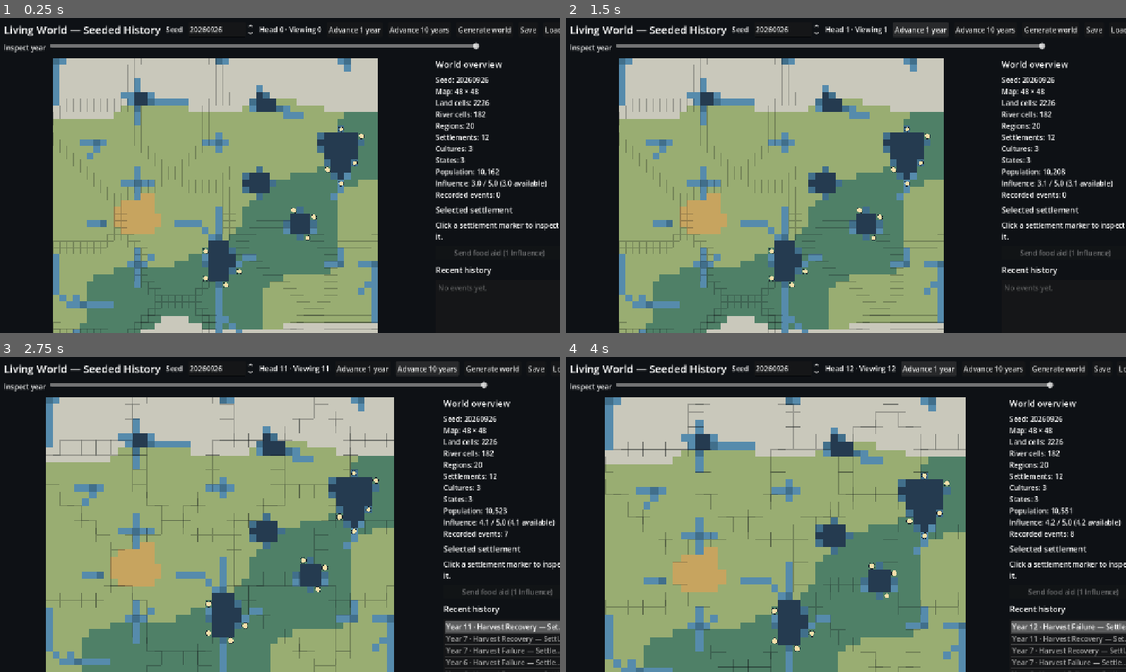
Above: before the commit, frames 1-4 (two rows, left to right).
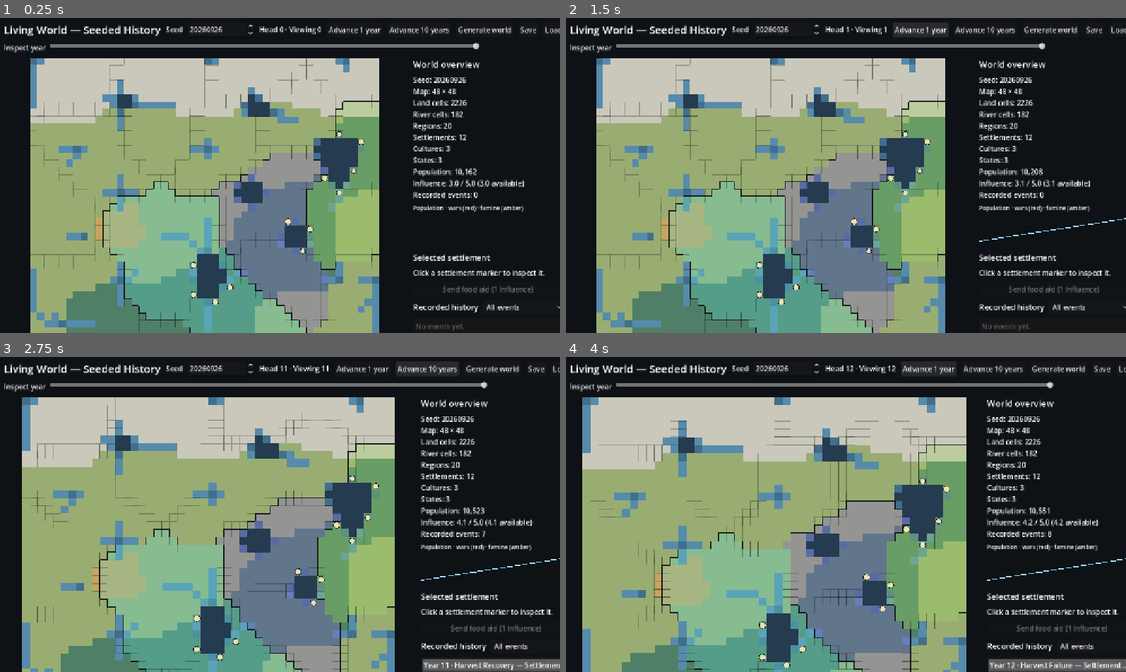
Above: after the commit, the same moments.

Repository: imattau/living-world
Game: Godot game, scene res://scenes/main.tscn
The game is run twice, just before and just after one commit, with the same random seed, the same clock (stepped at 60 frames per second) and the same inputs.
Inputs (mouse positions are in pixels of both pictures, inside the frame that each line leads up to):
- Up to frame 1 (0.25 s): no input
- Up to frame 2 (1.5 s): click (1086, 307) at 0.5 s, where only the run after the commit has a clickable "All events"; click "Advance 1 year" at 1.25 s
- Up to frame 3 (2.75 s): click "Advance 10 years" at 2 s
- Up to frame 4 (4 s): click (1098, 646) at 2.75 s, where only the run after the commit has a clickable "All events"; click "Advance 1 year" at 3.5 s

The runs differ from the first frame. In frame 1, 34% of the frame differs, in the area x 5-100%, y 12-100%; in frame 2, 35%; in frame 3, 37%; in frame 4, 38%, in the area x 2-100%, y 12-100%.

Commit message:
Close the UI gaps flagged in the earlier code review
- Map: land cells are now tinted by their region's controlling state
  (deterministic hue-rotation palette, no lookup table needed as new
  states form/fragment), with a distinct thicker border drawn wherever
  political control actually changes, separate from the existing thin
  region-outline lines. A scrolling legend below the map lists each
  active state's name against its color swatch.
- Trend graph: a new lightweight TrendGraphView widget in the sidebar
  plots population over time (sampled from the existing 25-year
  checkpoints plus the live year) with war and famine years marked as
  tick marks along the axis, so a long history's arc is visible at a
  glance instead of only a snapshot.
- Chronicle: replaced the hard-coded "last 12 events" cutoff with a
  300-event window and a category filter (War & conflict / Food &
  population / Politics & culture / All), so a 250+ year history can
  actually be browsed rather than only showing its tail.

Co-Authored-By: Claude Sonnet 5 <noreply@anthropic.com>
Claude-Session: https://claude.ai/code/session_01QruFgYovgXYak2BvBeGa6i

Diff:
--- a/scripts/presentation/main.gd
+++ b/scripts/presentation/main.gd
@@ -4,6 +4,20 @@
 const WORLD_MAP_VIEW_SCRIPT := preload("res://scripts/presentation/world_map_view.gd")
 const HISTORY_REPLAY_SCRIPT := preload("res://scripts/simulation/history_replay.gd")
 const WORLD_SAVE_STORE_SCRIPT := preload("res://scripts/simulation/world_save_store.gd")
+const TREND_GRAPH_VIEW_SCRIPT := preload("res://scripts/presentation/trend_graph_view.gd")
+
+const CHRONICLE_MAX_VISIBLE_EVENTS := 300
+const CHRONICLE_FILTER_ALL := 0
+const CHRONICLE_FILTER_WAR := 1
+const CHRONICLE_FILTER_FOOD := 2
+const CHRONICLE_FILTER_POLITICS := 3
+const CHRONICLE_FILTER_TYPES := {
+	CHRONICLE_FILTER_WAR: ["war_declared", "battle_resolved", "peace_agreed", "territory_annexed"],
+	CHRONICLE_FILTER_FOOD: ["famine_began", "harvest_failure", "harvest_recovery", "population_migrated", "food_traded"],
+	CHRONICLE_FILTER_POLITICS: [
+		"ruler_died", "ruler_succeeded", "succession_crisis", "state_fragmented", "state_founded", "culture_split",
+	],
+}
 
 var _seed_input: SpinBox
 var _map_view: WorldMapView
@@ -15,7 +29,10 @@
 var _selection_label: Label
 var _food_aid_button: Button
 var _chronicle_list: ItemList
+var _chronicle_filter: OptionButton
 var _event_detail_label: Label
+var _trend_graph: TrendGraphView
+var _state_legend: HBoxContainer
 var _world: WorldState
 var _display_world: WorldState
 var _simulation_engine := SimulationEngine.new()
@@ -126,12 +143,27 @@
 	content.size_flags_vertical = Control.SIZE_EXPAND_FILL
 	column.add_child(content)
 
+	var map_column := VBoxContainer.new()
+	map_column.add_theme_constant_override("separation", 6)
+	map_column.size_flags_horizontal = Control.SIZE_EXPAND_FILL
+	map_column.size_flags_vertical = Control.SIZE_EXPAND_FILL
+	content.add_child(map_column)
+
 	_map_view = WORLD_MAP_VIEW_SCRIPT.new() as WorldMapView
 	_map_view.custom_minimum_size = Vector2(560, 560)
 	_map_view.size_flags_horizontal = Control.SIZE_EXPAND_FILL
 	_map_view.size_flags_vertical = Control.SIZE_EXPAND_FILL
 	_map_view.settlement_selected.connect(_on_settlement_selected)
-	content.add_child(_map_view)
+	map_column.add_child(_map_view)
+
+	var legend_scroll := ScrollContainer.new()
+	legend_scroll.vertical_scroll_mode = ScrollContainer.SCROLL_MODE_DISABLED
+	legend_scroll.custom_minimum_size.y = 26
+	map_column.add_child(legend_scroll)
+
+	_state_legend = HBoxContainer.new()
+	_state_legend.add_theme_constant_override("separation", 14)
+	legend_scroll.add_child(_state_legend)
 
 	var sidebar := VBoxContainer.new()
 	sidebar.custom_minimum_size.x = 290
@@ -148,6 +180,16 @@
 	_summary_label.size_flags_horizontal = Control.SIZE_EXPAND_FILL
 	sidebar.add_child(_summary_label)
 
+	var trend_title := Label.new()
+	trend_title.text = "Population · wars (red) · famine (amber)"
+	trend_title.add_theme_font_size_override("font_size", 13)
+	sidebar.add_child(trend_title)
+
+	_trend_graph = TREND_GRAPH_VIEW_SCRIPT.new() as TrendGraphView
+	_trend_graph.custom_minimum_size = Vector2(0, 70)
+	_trend_graph.size_flags_horizontal = Control.SIZE_EXPAND_FILL
+	sidebar.add_child(_trend_graph)
+
 	var selection_title := Label.new()
 	selection_title.text = "Selected settlement"
 	selection_title.add_theme_font_size_override("font_size", 18)
@@ -163,10 +205,23 @@
 	_food_aid_button.pressed.connect(_on_send_food_aid_pressed)
 	sidebar.add_child(_food_aid_button)
 
+	var chronicle_header := HBoxContainer.new()
+	chronicle_header.add_theme_constant_override("separation", 10)
+	sidebar.add_child(chronicle_header)
+
 	var chronicle_title := Label.new()
-	chronicle_title.text = "Recent history"
+	chronicle_title.text = "Recorded history"
 	chronicle_title.add_theme_font_size_override("font_size", 18)
-	sidebar.add_child(chronicle_title)
+	chronicle_title.size_flags_horizontal = Control.SIZE_EXPAND_FILL
+	chronicle_header.add_child(chronicle_title)
+
+	_chronicle_filter = OptionButton.new()
+	_chronicle_filter.add_item("All events", CHRONICLE_FILTER_ALL)
+	_chronicle_filter.add_item("War & conflict", CHRONICLE_FILTER_WAR)
+	_chronicle_filter.add_item("Food & population", CHRONICLE_FILTER_FOOD)
+	_chronicle_filter.add_item("Politics & culture", CHRONICLE_FILTER_POLITICS)
+	_chronicle_filter.item_selected.connect(_on_chronicle_filter_changed)
+	chronicle_header.add_child(_chronicle_filter)
 
 	var chronicle_scroll := ScrollContainer.new()
 	chronicle_scroll.size_flags_vertical = Control.SIZE_EXPAND_FILL
@@ -272,6 +327,8 @@
 		+ influence_summary + "\n"
 		+ "Recorded events: %d" % viewed.events.size()
 	)
+	_refresh_state_legend(viewed)
+	_refresh_trend_graph(viewed)
 	_update_food_aid_button()
 	_refresh_chronicle()
 	if _selected_settlement_id >= 0 and viewed.settlements.has(_selected_settlement_id):
@@ -279,16 +336,90 @@
 	else:
 		_selection_label.text = "Click a settlement marker to inspect it."
 
+func _refresh_state_legend(viewed: WorldState) -> void:
+	for child in _state_legend.get_children():
+		child.queue_free()
+	var state_ids := viewed.states.keys()
+	state_ids.sort()
+	for state_id in state_ids:
+		var state: StateData = viewed.states[state_id]
+		if state.settlement_ids.is_empty():
+			continue
+		var chip := HBoxContainer.new()
+		chip.add_theme_constant_override("separation", 4)
+		var swatch := ColorRect.new()
+		swatch.color = WorldMapView.state_color(int(state_id))
+		swatch.custom_minimum_size = Vector2(12, 12)
+		chip.add_child(swatch)
+		var name_label := Label.new()
+		name_label.text = state.name
+		name_label.add_theme_font_size_override("font_size", 12)
+		chip.add_child(name_label)
+		_state_legend.add_child(chip)
+
+func _refresh_trend_graph(viewed: WorldState) -> void:
+	var point_years := PackedInt32Array()
+	var points := PackedFloat32Array()
+	for checkpoint in viewed.snapshots:
+		var checkpoint_year := int(checkpoint.get("year", 0))
+		if checkpoint_year > viewed.year:
+			continue
+		var state_dict: Dictionary = checkpoint.get("state", {})
+		var settlements_data: Array = state_dict.get("settlements", [])
+		var population := 0
+		for settlement_data in settlements_data:
+			population += int(settlement_data.get("population", 0))
+		point_years.append(checkpoint_year)
+		points.append(float(population))
+	var current_population := 0
+	for settlement_value in viewed.settlements.values():
+		var settlement: SettlementData = settlement_value
+		current_population += settlement.population
+	if point_years.is_empty() or point_years[-1] != viewed.year:
+		point_years.append(viewed.year)
+		points.append(float(current_population))
+
+	var war_years := {}
+	var famine_years := {}
+	for event in viewed.events:
+		if event.year > viewed.year:
+			continue
+		if event.type == "battle_resolved" or event.type == "war_declared":
+			war_years[event.year] = true
+		elif event.type == "famine_began":
+			famine_years[event.year] = true
+	var war_years_array := PackedInt32Array()
+	for year in war_years.keys():
+		war_years_array.append(int(year))
+	war_years_array.sort()
+	var famine_years_array := PackedInt32Array()
+	for year in famine_years.keys():
+		famine_years_array.append(int(year))
+	famine_years_array.sort()
+
+	_trend_graph.set_data(point_years, points, war_years_array, famine_years_array, maxi(1, viewed.year))
+
+func _on_chronicle_filter_changed(_index: int) -> void:
+	_refresh_chronicle()
+
 func _refresh_chronicle() -> void:
 	_chronicle_list.clear()
 	_visible_events.clear()
 	var viewed := _display_world
-	var start_index := maxi(0, viewed.events.size() - 12)
-	for event_index in range(viewed.events.size() - 1, start_index - 1, -1):
+	var filter_id := CHRONICLE_FILTER_ALL
+	if _chronicle_filter.selected >= 0:
+		filter_id = _chronicle_filter.get_item_id(_chronicle_filter.selected)
+	var allowed_types: Array = CHRONICLE_FILTER_TYPES.get(filter_id, [])
+	var shown := 0
+	for event_index in range(viewed.events.size() - 1, -1, -1):
+		if shown >= CHRONICLE_MAX_VISIBLE_EVENTS:
+			break
 		var event: HistoryEvent = viewed.events[event_index]
+		if filter_id != CHRONICLE_FILTER_ALL and not allowed_types.has(event.type):
+			continue
 		var title := event.type.replace("_", " ").capitalize()
 		var line := "Year %d · %s" % [event.year, title]
-		if event.type in ["war_declared", "battle_resolved", "peace_agreed"]:
+		if event.type in ["war_declared", "battle_resolved", "peace_agreed", "territory_annexed"]:
 			var state_names: Array[String] = []
 			for state_id in event.participant_ids:
 				if viewed.states.has(state_id):
@@ -318,6 +449,7 @@
 			line += " (peace)"
 		_visible_events.append(event)
 		_chronicle_list.add_item(line)
+		shown += 1
 	if _visible_events.is_empty():
 		_chronicle_list.add_item("No events yet.")
 		_chronicle_list.set_item_disabled(0, true)
--- /dev/null
+++ b/scripts/presentation/trend_graph_view.gd
@@ -0,0 +1,58 @@
+class_name TrendGraphView
+extends Control
+
+var _point_years: PackedInt32Array = PackedInt32Array()
+var _points: PackedFloat32Array = PackedFloat32Array()
+var _war_years: PackedInt32Array = PackedInt32Array()
+var _famine_years: PackedInt32Array = PackedInt32Array()
+var _max_year: int = 1
+
+func set_data(
+	point_years: PackedInt32Array,
+	points: PackedFloat32Array,
+	war_years: PackedInt32Array,
+	famine_years: PackedInt32Array,
+	max_year: int
+) -> void:
+	_point_years = point_years
+	_points = points
+	_war_years = war_years
+	_famine_years = famine_years
+	_max_year = maxi(1, max_year)
+	queue_redraw()
+
+func _draw() -> void:
+	draw_rect(Rect2(Vector2.ZERO, size), Color(0.06, 0.08, 0.09, 0.35))
+	if _points.size() < 2 or size.x <= 0.0 or size.y <= 0.0:
+		return
+
+	var bottom_margin := 14.0
+	var top_margin := 4.0
+	var chart_height := maxf(1.0, size.y - top_margin - bottom_margin)
+
+	var max_value := _points[0]
+	var min_value := _points[0]
+	for value in _points:
+		max_value = maxf(max_value, value)
+		min_value = minf(min_value, value)
+	if is_equal_approx(max_value, min_value):
+		max_value += 1.0
+
+	var previous_point := Vector2.ZERO
+	var has_previous := false
+	for index in _points.size():
+		var x_fraction := float(_point_years[index]) / float(_max_year)
+		var y_fraction := (_points[index] - min_value) / (max_value - min_value)
+		var point := Vector2(x_fraction * size.x, top_margin + (1.0 - y_fraction) * chart_height)
+		if has_previous:
+			draw_line(previous_point, point, Color("9fd4ff"), 2.0)
+		previous_point = point
+		has_previous = true
+
+	var tick_top := size.y - bottom_margin + 3.0
+	for year in _famine_years:
+		var x := (float(year) / float(_max_year)) * size.x
+		draw_line(Vector2(x, tick_top), Vector2(x, tick_top + 4.0), Color("d8b25c"), 2.0)
+	for year in _war_years:
+		var x := (float(year) / float(_max_year)) * size.x
+		draw_line(Vector2(x, tick_top + 5.0), Vector2(x, size.y - 1.0), Color("c96a5a"), 2.0)
--- a/scripts/presentation/world_map_view.gd
+++ b/scripts/presentation/world_map_view.gd
@@ -33,9 +33,19 @@
 				color = Color("416f8b")
 			elif map.is_river[index] == 1:
 				color = Color("568bac")
+			if map.is_land[index] == 1:
+				var controlling_state_id := _controlling_state_at(map, x, y)
+				if controlling_state_id >= 0:
+					color = color.lerp(state_color(controlling_state_id), 0.32)
 			draw_rect(rect, color)
 			if map.is_land[index] == 1 and _has_region_edge(map, x, y):
 				draw_rect(rect, Color(0.055, 0.07, 0.08, 0.26), false, 1.0)
+
+	for y in map.height:
+		for x in map.width:
+			if map.is_land[map.get_index(x, y)] == 0:
+				continue
+			_draw_state_border_if_needed(map, x, y)
 
 	for settlement_value in world.settlements.values():
 		var settlement: SettlementData = settlement_value
@@ -66,6 +76,40 @@
 			accept_event()
 			return
 
+func _controlling_state_at(map: WorldMap, x: int, y: int) -> int:
+	var region_id := map.region_id[map.get_index(x, y)]
+	if region_id < 0 or world == null or not world.regions.has(region_id):
+		return -1
+	var region: RegionData = world.regions[region_id]
+	return region.controlling_state_id
+
+static func state_color(state_id: int) -> Color:
+	var hue := fposmod(float(state_id) * 0.6180339887, 1.0)
+	return Color.from_hsv(hue, 0.55, 0.85)
+
+func _draw_state_border_if_needed(map: WorldMap, x: int, y: int) -> void:
+	var this_state := _controlling_state_at(map, x, y)
+	var top_left := _map_origin + Vector2(x, y) * _cell_size
+	for offset: Vector2i in [Vector2i(1, 0), Vector2i(0, 1)]:
+		var nx := x + offset.x
+		var ny := y + offset.y
+		if nx >= map.width or ny >= map.height:
+			continue
+		if map.is_land[map.get_index(nx, ny)] == 0:
+			continue
+		var neighbor_state := _controlling_state_at(map, nx, ny)
+		if neighbor_state == this_state:
+			continue
+		var edge_start := top_left
+		var edge_end := top_left
+		if offset.x == 1:
+			edge_start += Vector2(_cell_size, 0.0)
+			edge_end += Vector2(_cell_size, _cell_size)
+		else:
+			edge_start += Vector2(0.0, _cell_size)
+			edge_end += Vector2(_cell_size, _cell_size)
+		draw_line(edge_start, edge_end, Color(0.05, 0.05, 0.06, 0.85), 2.0)
+
 func _has_region_edge(map: WorldMap, x: int, y: int) -> bool:
 	var index := map.get_index(x, y)
 	var this_region := map.region_id[index]
